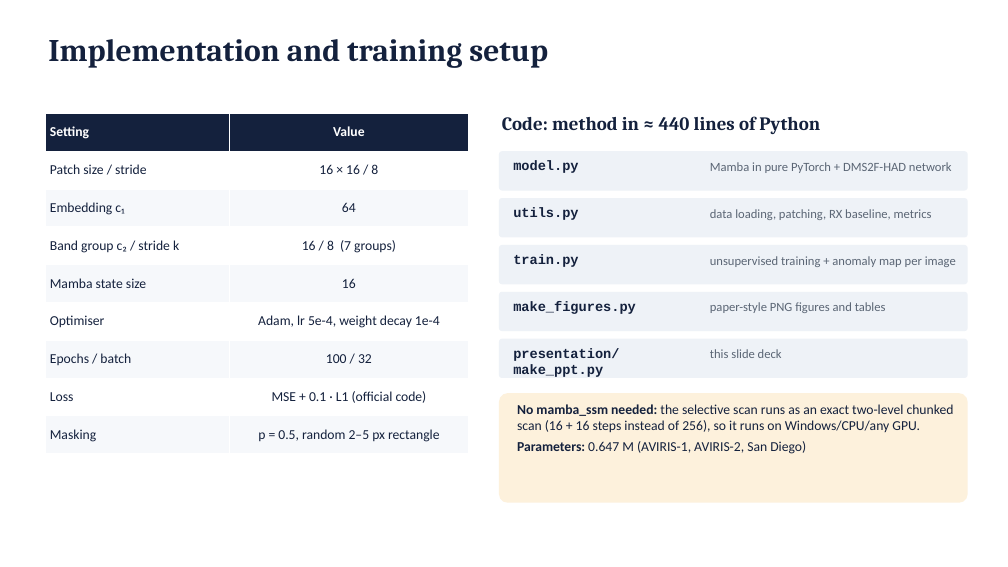
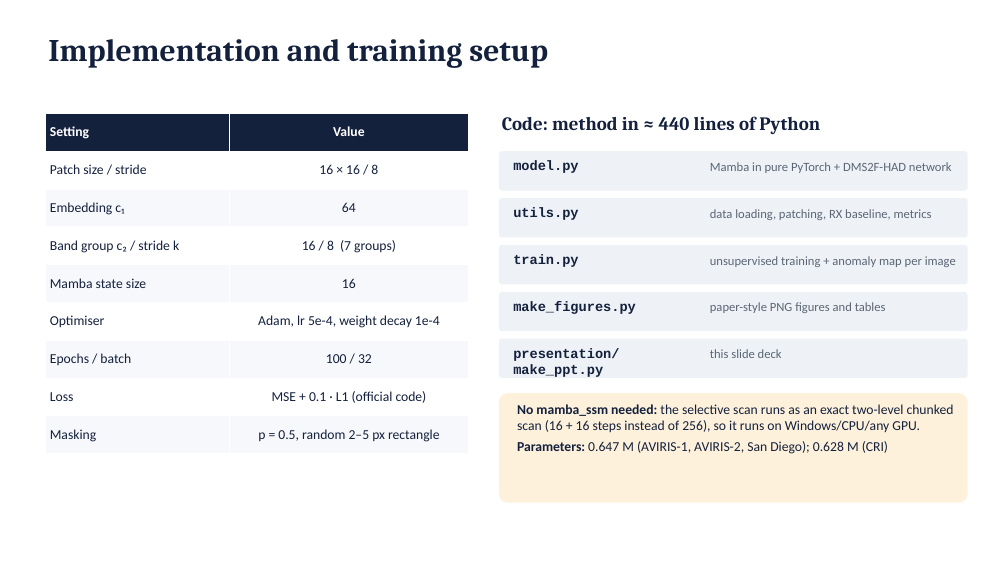
Before and after one commit to SaarthakG-Dtu/Hyperspectral_Anomaly_Detection, a slide deck: slide 13 of presentation/DMS2F-HAD_presentation.pptx. Drawn at 1008x567 pixels with LibreOffice and Linux fonts; fonts in the diff are those of the drawing. Boxes give left, top, right and bottom in pixels: in the first picture for what was removed or moved away, otherwise in the second. Text is boxed around its words. In the diff, an @@ line names an element or a change of style, - is before the commit and + after.

```diff
--- a/presentation/DMS2F-HAD_presentation.pptx
+++ b/presentation/DMS2F-HAD_presentation.pptx
@@ text at bbox=[517, 441, 888, 454]: text changed @@
-Parameters: 0.647 M (AVIRIS-1, AVIRIS-2, San Diego)
+Parameters: 0.647 M (AVIRIS-1, AVIRIS-2, San Diego); 0.628 M (CRI)
```
Also in this commit, not shown: 6 other slides changed, 14 other files.
